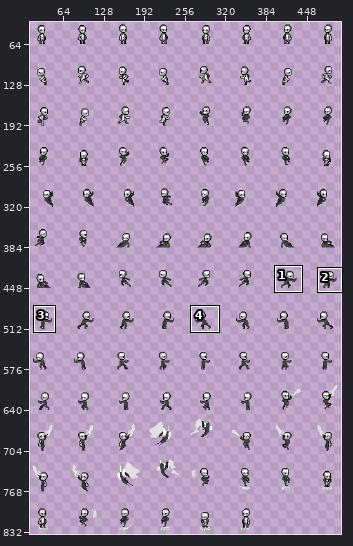
Two versions of one sprite sheet, characters/player/sprites/body/body_001.png. Above, an overview of the earlier version with the close-up marked.
Close-up. Before the commit:
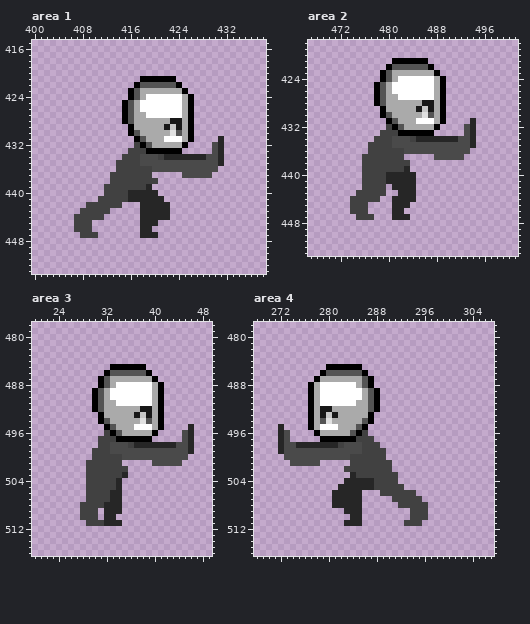
The file is 512x896 pixels. Colours within 5 levels of each other are drawn and written as one. Shown: area 1: x 400..438, y 415..453; area 2: x 467..501, y 418..453; area 3: x 20..49, y 478..516; area 4: x 268..307, y 478..516. The wide view leaves out empty margins. The commit also changed other parts of the picture, which this record leaves out.
Now the later version:
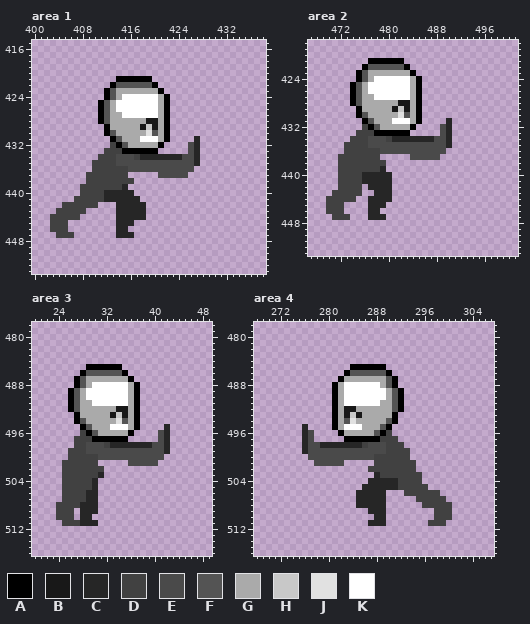
Palette (. is transparent): A #000000  B #181818  C #262626  D #414141  E #4a4a4a  F #545454  G #aaaaaa  H #c8c8c8  J #e1e1e1  K #ffffff
Difference:
Changed rows in their new state; - is an unchanged pixel.
Area 1:
first column x 403:
421 -----------AAAA--....--------
422 ----------AFFFF--A....-------
423 ---------AFGGGG---A....------
424 ---------AFGKKKK--GA....-----
425 --------AFGKKKK---GA....-----
426 --------AFGKKKK---GA....-----
427 --------AFGGKKKK--GA....-----
428 --------AFGGGG--BB-A....-----
429 ---------AGGGG-BHB-A....-----
430 ---------AFGGGG-JF-A....-----
431 ----------AFGGGKKK-A....C---.
432 ----------DAFGGGG-A....EC--..
433 ---------DDDAAAA--....-EC--..
434 --------DDDEEE-CCCC---EE-....
435 -------DDDDEEEE---------C....
436 -------DDDD--EEEE-------....-
437 ------DDDD---....-EEEE-....--
438 ------DDDD----....-----------
439 -----DDDD---C....------------
440 -----DDDDCCCC-....-----------
441 ----DDDD-CCCC--....----------
442 --DDDD--...CCCC-....---------
443 -DDDD-....-CCCC-....---------
444 DDDD-....--CCCC-....---------
445 DDD-...----CCC-...-----------
446 DDD-...----CC--..------------
447 -DDD-...---CCC-...-----------
Area 2:
first column x 470:
421 -------AAAA--....--------
422 ------AFFFF--A....-------
423 -----AFGGGG---A....------
424 -----AFGKKKK--GA....-----
425 ----AFGKKKK---GA....-----
426 ----AFGKKKK---GA....-----
427 ----AFGGKKKK--GA....-----
428 ----AFGGGG--BB-A....-----
429 -----AGGGG-BHB-A....-----
430 -----AFGGGG-JF-A....-----
431 ------AFGGGKKK-A....C---.
432 ------DAFGGGG-A....EC--..
433 -----DDDAAAA--....-EC--..
434 ----DDDEEE-CCCC---EE-....
435 ---DDDDEEEE---------C....
436 ---DDDD--EEEE-------....-
437 --DDDD---....-EEEE-....--
438 --DDDD----....-----------
439 --DDDD---C....-----------
440 --DDDDCCCC-....----------
441 --DDDDCCCC-....----------
442 --DDDD.CCCC....----------
443 -DDDD-..CCC-...----------
444 DDDD-..CCCC....----------
445 DDD-...CCC-...-----------
446 DDD-...CC--..------------
447 -DDD-..CCC-...-----------
Area 3:
first column x 24:
485 -----AAAA--....--------
486 ----AFFFF--A....-------
487 ---AFGGGG---A....------
488 ---AFGKKKK--GA....-----
489 --AFGKKKK---GA....-----
490 --AFGKKKK---GA....-----
491 --AFGGKKKK--GA....-----
492 --AFGGGG--BB-A....-----
493 ---AGGGG-BHB-A....-----
494 ---AFGGGG-JF-A....-----
495 ----AFGGGKKK-A....C---.
496 ----DAFGGGG-A....EC--..
497 ---DDDAAAA--....-EC--..
498 ---DDEEE-CCCC---EE-....
499 --DDDEEEE---------C....
500 --DDDD-EEEE-------....-
501 -DDDD--....-EEEE-....--
502 -DDDD---....-----------
503 -DDDD--C....-----------
504 -DDDD-C....------------
505 -DDDD-C....------------
506 -DDDDCC....------------
507 -DDDDCC....------------
508 DDDDCCC....------------
509 DDD-CCC-...------------
510 DDD-CC.-..-------------
511 -DDDCCC....------------
Area 4:
first column x 272:
485 --------....--AAAA-----------
486 -------....A--FFFFA----------
487 ------....A---GGGGFA---------
488 -----....AG--KKKKGFA---------
489 -----....AG---KKKKGFA--------
490 -----....AG---KKKKGFA--------
491 -----....AG--KKKKGGFA--------
492 -----....A-BB--GGGGFA--------
493 -----....A-BHB-GGGGA---------
494 -----....A-FJ-GGGGFA---------
495 .---C....A-KKKGGGFA----------
496 ..--CE....A-GGGGFAD----------
497 ..--CE-....--AAAADDD---------
498 ....-EE---CCCC-EEEDDD--------
499 ....C---------EEEEDDDD-------
500 -....-------EEEE--DDDD-------
501 --....-EEEE-....---DDDD------
502 -----------....----DDDD------
503 ------------....C---DDDD-----
504 -----------....-CCCCDDDD-----
505 ----------....--CCCC-DDDD----
506 ---------....-CCCC...--DDDD--
507 ---------....-CCCC-....-DDDD-
508 ---------....-CCCC--....-DDDD
509 -----------...-CCC----...-DDD
510 ------------..--CC----...-DDD
511 -----------...-CCC---...-DDD-
Pixel boxes of the changes (left, top, right, bottom) in both close-ups:
changed: (50, 76, 224, 238)
changed: (326, 58, 476, 220)
changed: (56, 364, 194, 526)
changed: (278, 364, 452, 526)
